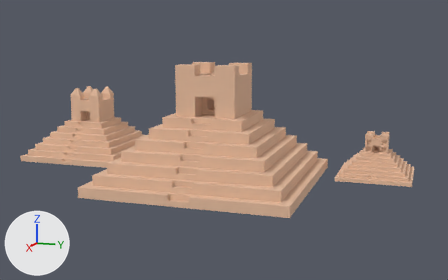
What one commit did to the Blender file pyramid.blend.
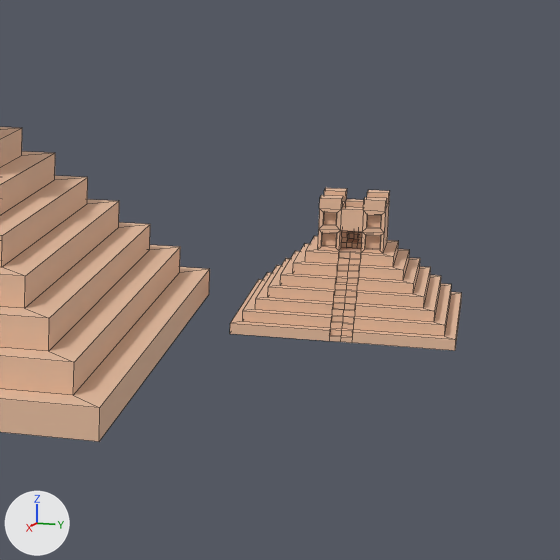
Old and new are each drawn whole from a camera (50 mm lens) standing at (58.9, 20.3, 15.6) and looking at (-3.2, -0.1, 3.8) and again close up on the part from 57% to 100% of the width and 24% to 92% of the height. The axes (+X, +Y, +Z) are drawn at lower left. The lights are the same throughout. The close-ups show mesh edges as thin lines.
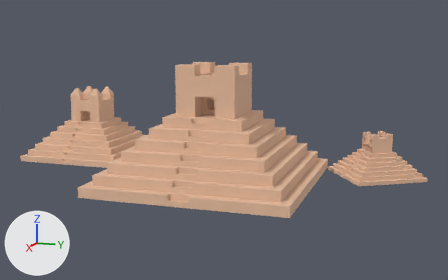
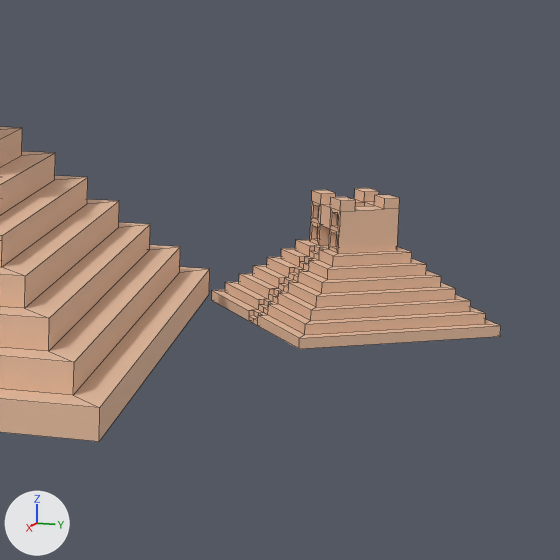
Where the change shows, as pixel boxes (x1, y1, x2, y2) in the close-ups (560 x 560 px):
'Cube.002', turned: before (230, 188, 462, 351); after (212, 188, 501, 349)

The edits, one by one:
Object 'Cube.002' (ob_cube_002) turns from (0, 0, 0) to (0, 0, -58) degrees about x, y and z.
